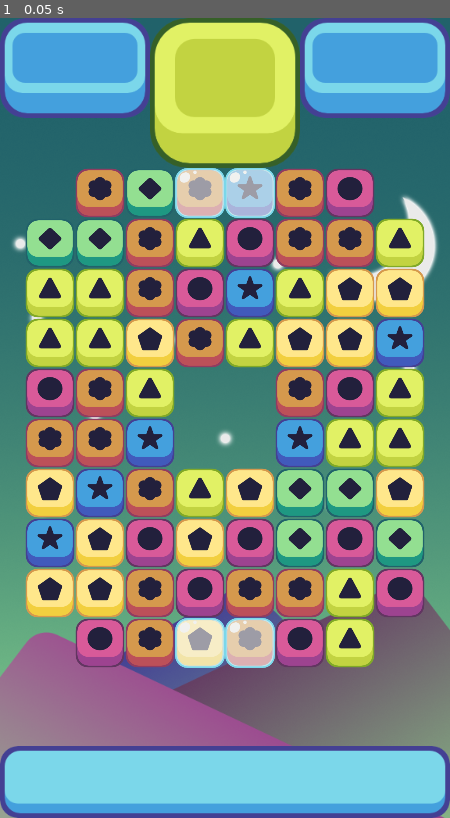
Above: before the commit, frame 1.
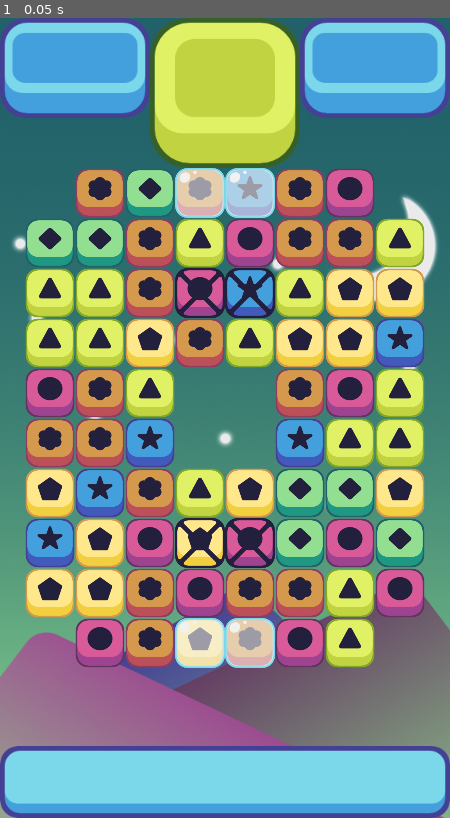
Above: after the commit, the same moment.

Repository: DeXoteric/G_Match3
Game: Godot game, scene res://scenes/GameWIndow.tscn
Same seed, same stepped clock (60 frames per second), same inputs: the game is played once before the commit and once after it.
Inputs:
- Up to frame 1 (0.05 s): no input

The runs differ from the first frame. In frame 1, 0.8% of the frame differs, in the area x 38-62%, y 31-69%.

Commit message:
Taft Episode 20

Diff:
--- a/G_Match3/scenes/GameWIndow.tscn
+++ b/G_Match3/scenes/GameWIndow.tscn
@@ -1,10 +1,11 @@
-[gd_scene load_steps=6 format=2]
+[gd_scene load_steps=7 format=2]
 
 [ext_resource path="res://assets/Bottom UI v 2.png" type="Texture" id=1]
 [ext_resource path="res://assets/Top UI v 2.png" type="Texture" id=2]
 [ext_resource path="res://assets/background 2.png" type="Texture" id=3]
 [ext_resource path="res://scripts/Grid.gd" type="Script" id=4]
 [ext_resource path="res://scripts/IceHolder.gd" type="Script" id=5]
+[ext_resource path="res://scripts/LockHolder.gd" type="Script" id=6]
 
 [node name="GameWIndow" type="Node2D"]
 
@@ -43,9 +44,13 @@
 y_offset = 3
 empty_spaces = PoolVector2Array( 0, 0, 7, 0, 0, 9, 7, 9, 3, 4, 3, 5, 4, 4, 4, 5 )
 ice_spaces = PoolVector2Array( 3, 0, 4, 0, 3, 9, 4, 9 )
+lock_spaces = PoolVector2Array( 3, 2, 4, 2, 3, 7, 4, 7 )
 
 [node name="IceHolder" type="Node2D" parent="."]
 script = ExtResource( 5 )
+
+[node name="LockHolder" type="Node2D" parent="."]
+script = ExtResource( 6 )
 
 [node name="DestroyTimer" type="Timer" parent="."]
 wait_time = 0.5
@@ -59,7 +64,10 @@
 wait_time = 0.5
 one_shot = true
 [connection signal="damage_ice" from="Grid" to="IceHolder" method="_on_Grid_damage_ice"]
+[connection signal="damage_lock" from="Grid" to="LockHolder" method="_on_Grid_damage_lock"]
 [connection signal="make_ice" from="Grid" to="IceHolder" method="_on_Grid_make_ice"]
+[connection signal="make_lock" from="Grid" to="LockHolder" method="_on_Grid_make_lock"]
+[connection signal="remove_lock" from="LockHolder" to="Grid" method="_on_LockHolder_remove_lock"]
 [connection signal="timeout" from="DestroyTimer" to="Grid" method="_on_DestroyTimer_timeout"]
 [connection signal="timeout" from="CollapseTimer" to="Grid" method="_on_CollapseTimer_timeout"]
 [connection signal="timeout" from="RefillTimer" to="Grid" method="_on_RefillTimer_timeout"]
--- /dev/null
+++ b/G_Match3/scenes/Licorice.tscn
@@ -0,0 +1,9 @@
+[gd_scene load_steps=3 format=2]
+
+[ext_resource path="res://assets/Locks.png" type="Texture" id=1]
+[ext_resource path="res://scenes/Ice.tscn" type="PackedScene" id=2]
+
+[node name="Licorice" instance=ExtResource( 2 )]
+
+[node name="Sprite" parent="." index="0"]
+texture = ExtResource( 1 )
--- a/G_Match3/scripts/Grid.gd
+++ b/G_Match3/scripts/Grid.gd
@@ -11,6 +11,7 @@
 export var y_offset: int
 export var empty_spaces: PoolVector2Array
 export var ice_spaces: PoolVector2Array
+export var lock_spaces: PoolVector2Array
 
 var possible_pieces = [
 preload("res://scenes/BluePiece.tscn"),
@@ -32,6 +33,8 @@
 
 signal make_ice
 signal damage_ice
+signal make_lock
+signal damage_lock
 
 
 func _ready():
@@ -40,6 +43,7 @@
 	all_pieces = make_2d_array()
 	spawn_pieces()
 	spawn_ice()
+	spawn_locks()
 
 
 func _process(delta):
@@ -49,6 +53,12 @@
 
 func restricted_fill(place):
 	if is_in_array(empty_spaces, place):
+		return true
+	return false
+
+
+func restricted_move(place):
+	if is_in_array(lock_spaces, place):
 		return true
 	return false
 
@@ -90,6 +100,11 @@
 		emit_signal("make_ice", ice_spaces[i])
 
 
+func spawn_locks():
+	for i in lock_spaces.size():
+		emit_signal("make_lock", lock_spaces[i])
+
+
 func match_at(i, j, color):
 	if i > 1:
 		if all_pieces[i - 1][j] != null && all_pieces[i - 2][j] != null:
@@ -136,14 +151,15 @@
 	var first_piece = all_pieces[column][row]
 	var other_piece = all_pieces[column + direction.x][row + direction.y]
 	if first_piece != null && other_piece != null:
-		store_info(first_piece, other_piece, Vector2(column, row), direction)
-		state = WAIT
-		all_pieces[column][row] = other_piece
-		all_pieces[column + direction.x][row + direction.y] = first_piece
-		first_piece.move(grid_to_pixel(column + direction.x, row + direction.y))
-		other_piece.move(grid_to_pixel(column, row))
-		if !move_checked:
-			find_matches()
+		if !restricted_move(Vector2(column, row)) && !restricted_move(Vector2(column, row) + direction):
+			store_info(first_piece, other_piece, Vector2(column, row), direction)
+			state = WAIT
+			all_pieces[column][row] = other_piece
+			all_pieces[column + direction.x][row + direction.y] = first_piece
+			first_piece.move(grid_to_pixel(column + direction.x, row + direction.y))
+			other_piece.move(grid_to_pixel(column, row))
+			if !move_checked:
+				find_matches()
 
 
 func store_info(first_piece, other_piece, place, direction):
@@ -211,7 +227,7 @@
 		for j in height:
 			if all_pieces[i][j] != null:
 				if all_pieces[i][j].matched:
-					emit_signal("damage_ice", Vector2(i, j))
+					damage_special(i, j)
 					was_matched = true
 					all_pieces[i][j].queue_free()
 					all_pieces[i][j] = null
@@ -220,6 +236,11 @@
 		get_parent().get_node("CollapseTimer").start()
 	else:
 		swap_back()
+
+
+func damage_special(column, row):
+	emit_signal("damage_ice", Vector2(column, row))
+	emit_signal("damage_lock", Vector2(column, row))
 
 
 func collapse_columns():
@@ -274,3 +295,9 @@
 
 func _on_RefillTimer_timeout():
 	refill_columns()
+
+
+func _on_LockHolder_remove_lock(place):
+	for i in range(lock_spaces.size() - 1, -1, -1):
+		if lock_spaces[i] == place:
+			lock_spaces.remove(i)
--- /dev/null
+++ b/G_Match3/scripts/LockHolder.gd
@@ -0,0 +1,35 @@
+extends Node2D
+
+var lock_pieces = []
+var width = 8
+var height = 10
+var licorice = preload("res://scenes/Licorice.tscn")
+
+signal remove_lock
+
+
+func make_2d_array():
+	var array = []
+	for i in width:
+		array.append([])
+		for j in height:
+			array[i].append(null)
+	return array
+
+
+func _on_Grid_make_lock(board_position):
+	if lock_pieces.size() == 0:
+		lock_pieces = make_2d_array()
+	var current = licorice.instance()
+	add_child(current)
+	current.position = Vector2(board_position.x * 64 + 64, -board_position.y * 64 + 800)
+	lock_pieces[board_position.x][board_position.y] = current
+
+
+func _on_Grid_damage_lock(board_position):
+	if lock_pieces[board_position.x][board_position.y] != null:
+		lock_pieces[board_position.x][board_position.y].take_damage(1)
+		if lock_pieces[board_position.x][board_position.y].health <= 0:
+			lock_pieces[board_position.x][board_position.y].queue_free()
+			lock_pieces[board_position.x][board_position.y] = null
+			emit_signal("remove_lock", board_position)
